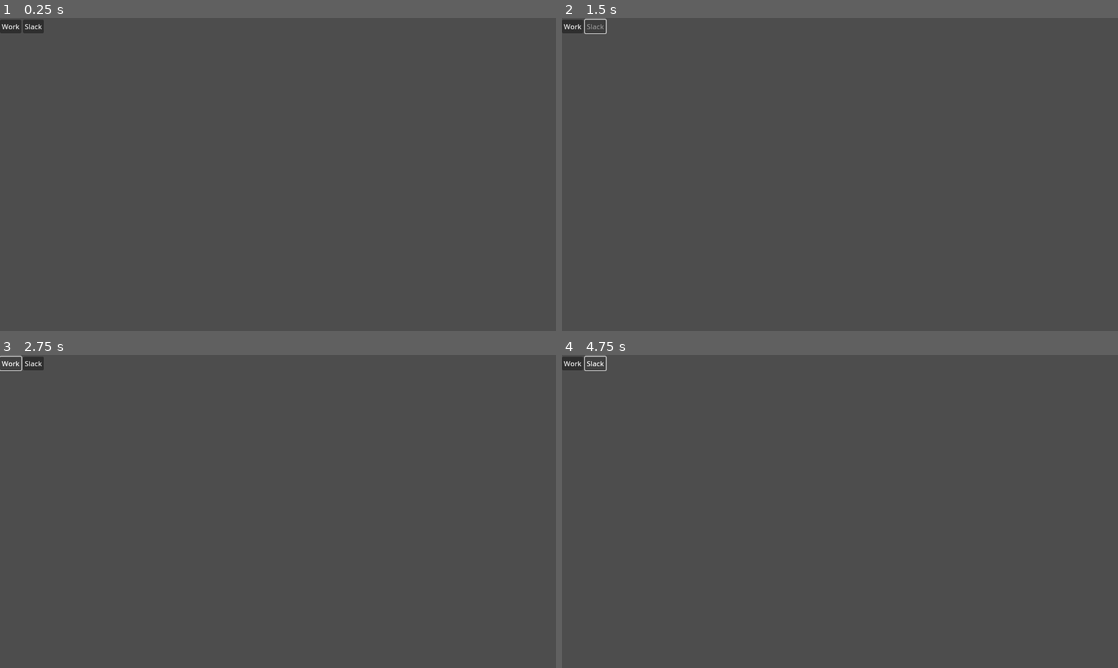
Above: before the commit, frames 1-4 (two rows, left to right).
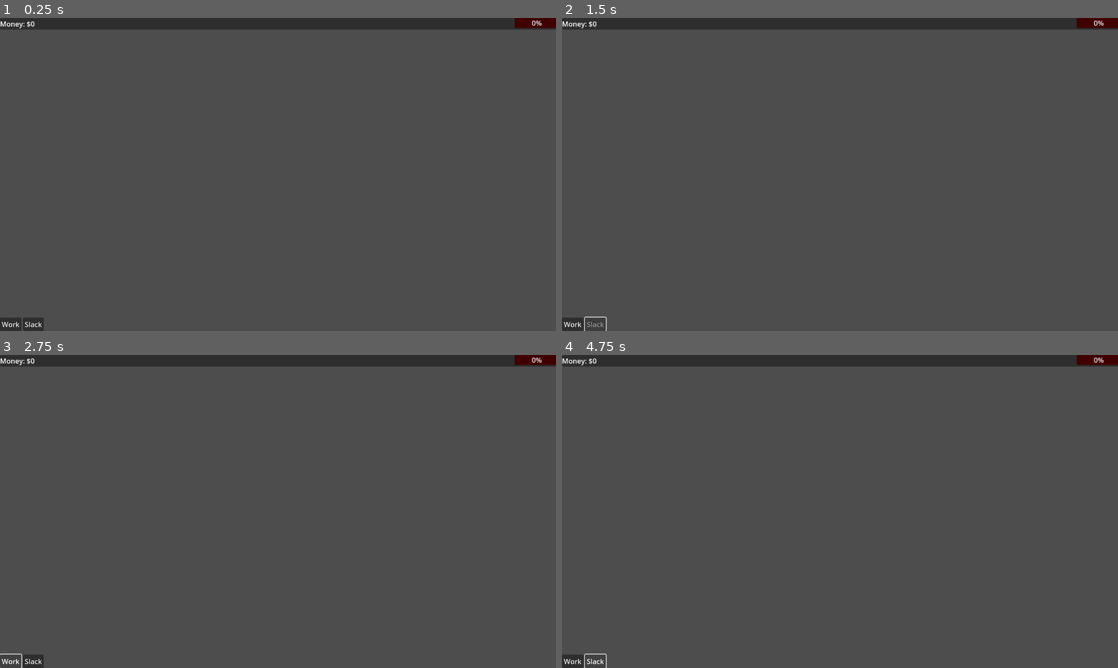
Above: after the commit, the same moments.

Repository: lmchoi/alt-f-this
Game: Godot game, scene res://scenes/game_ui.tscn
Same seed, same stepped clock (60 frames per second), same inputs: the game is played once before the commit and once after it.
Inputs:
- Up to frame 1 (0.25 s): no input
- Up to frame 2 (1.5 s): click "Work" at 0.5 s; click "Slack" at 1.25 s
- Up to frame 3 (2.75 s): click "Work" at 2 s
- Up to frame 4 (4.75 s): click "Slack" at 2.75 s; click "Work" at 3.5 s; click "Slack" at 4.25 s

The runs differ from the first frame. In frame 1, 3.8% of the frame differs, in the area x 0-100%, y 0-100%; in frame 2, 3.7%; in frame 3, 3.7%; in frame 4, 3.7%.
Error after the commit: Invalid access to property or key 'pressed' on a base object of type 'Nil'. (res://scenes/game_ui.gd:6)

Commit message:
Add money and chaos to status bar

Diff:
--- a/scenes/game_ui.tscn
+++ b/scenes/game_ui.tscn
@@ -1,31 +1,52 @@
-[gd_scene load_steps=3 format=3 uid="uid://bkcqc3g6mk6ky"]
+[gd_scene load_steps=5 format=3 uid="uid://bkcqc3g6mk6ky"]
 
 [ext_resource type="Script" uid="uid://ccibd5kcuisnk" path="res://scenes/game_ui.gd" id="1_yubou"]
 [ext_resource type="Script" uid="uid://o4uecgfegpr2" path="res://scripts/ui/action_button.gd" id="2_rns2u"]
 
+[sub_resource type="StyleBoxFlat" id="StyleBoxFlat_rns2u"]
+bg_color = Color(0.25098, 0, 0, 1)
+
+[sub_resource type="StyleBoxFlat" id="StyleBoxFlat_u001w"]
+bg_color = Color(1, 0, 0, 1)
+
 [node name="GameUI" type="Node"]
 script = ExtResource("1_yubou")
 
-[node name="ActionPanel" type="MarginContainer" parent="."]
-offset_right = 40.0
-offset_bottom = 40.0
+[node name="StatusBar" type="PanelContainer" parent="."]
+layout_direction = 2
+anchors_preset = 10
+anchor_right = 1.0
+offset_bottom = 27.0
+grow_horizontal = 2
+scale = Vector2(1.0043, 0.98527)
 
-[node name="ActionButtons" type="HBoxContainer" parent="ActionPanel"]
+[node name="MoneyLabel" type="Label" parent="StatusBar"]
 layout_mode = 2
+text = "Money: $0"
 
-[node name="WorkButtonContainer" type="CenterContainer" parent="ActionPanel/ActionButtons"]
+[node name="ChaosBar" type="ProgressBar" parent="StatusBar"]
+custom_minimum_size = Vector2(100, 0)
 layout_mode = 2
+size_flags_horizontal = 8
+theme_override_styles/background = SubResource("StyleBoxFlat_rns2u")
+theme_override_styles/fill = SubResource("StyleBoxFlat_u001w")
 
-[node name="WorkButton" type="Button" parent="ActionPanel/ActionButtons/WorkButtonContainer"]
+[node name="ActionButtons" type="HBoxContainer" parent="."]
+anchors_preset = 12
+anchor_top = 1.0
+anchor_right = 1.0
+anchor_bottom = 1.0
+offset_top = -31.0
+grow_horizontal = 2
+grow_vertical = 0
+
+[node name="WorkButton" type="Button" parent="ActionButtons"]
 layout_mode = 2
 text = "Work"
 script = ExtResource("2_rns2u")
 metadata/_custom_type_script = "uid://o4uecgfegpr2"
 
-[node name="SlackButtonContainer" type="CenterContainer" parent="ActionPanel/ActionButtons"]
-layout_mode = 2
-
-[node name="SlackButton" type="Button" parent="ActionPanel/ActionButtons/SlackButtonContainer"]
+[node name="SlackButton" type="Button" parent="ActionButtons"]
 layout_mode = 2
 text = "Slack"
 script = ExtResource("2_rns2u")
